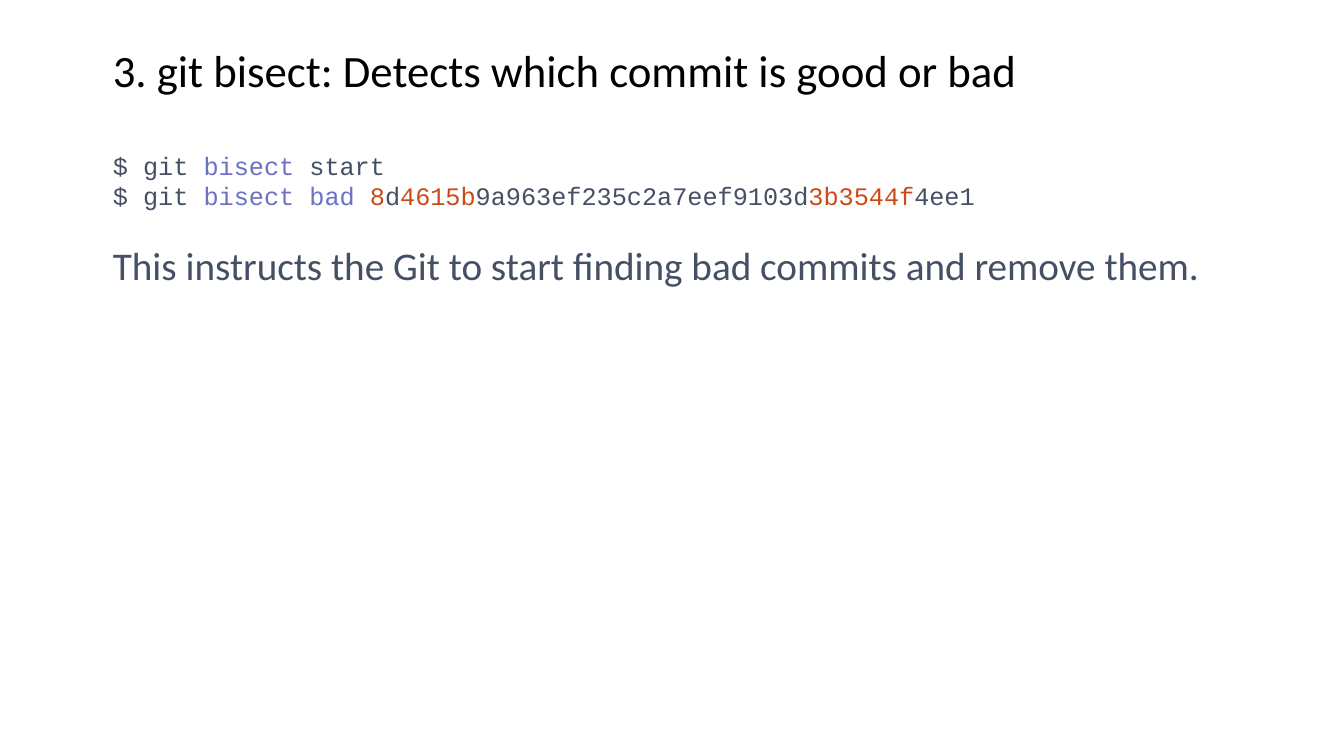
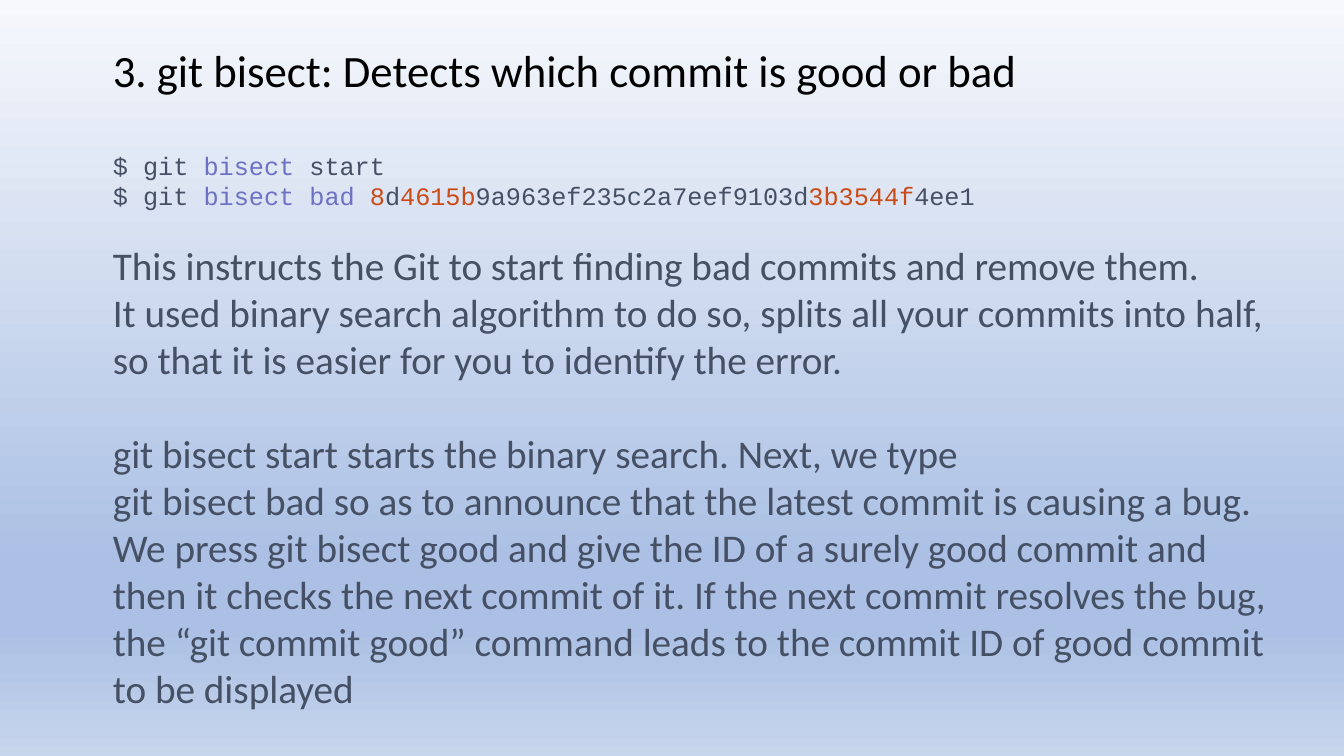
Before and after one commit to 23ME10007/KOSS, a slide deck: slide 12 of koss.pptm. Drawn at 1344x756 pixels with LibreOffice and Linux fonts; fonts in the diff are those of the drawing. Boxes give left, top, right and bottom in pixels: in the first picture for what was removed or moved away, otherwise in the second. Text is boxed around its words. In the diff, an @@ line names an element or a change of style, - is before the commit and + after.

```diff
--- a/koss.pptm
+++ b/koss.pptm
@@ background #FFFFFF to gradient #F6F8FC to #ABC0E4 to #C7D5ED @@
@@ text at <box>113,300,1266,709</box>: paragraphs added @@
+It used binary search algorithm to do so, splits all your commits into half, so that it is easier for you to identify the error.
+git bisect start starts the binary search. Next, we type
+git bisect bad so as to announce that the latest commit is causing a bug.
+We press git bisect good and give the ID of a surely good commit and then it checks the next commit of it. If the next commit resolves the bug, the “git commit good” command leads to the commit ID of good commit to be displayed
```
Also in this commit, not shown: 10 other slides changed, 7 slides added.
